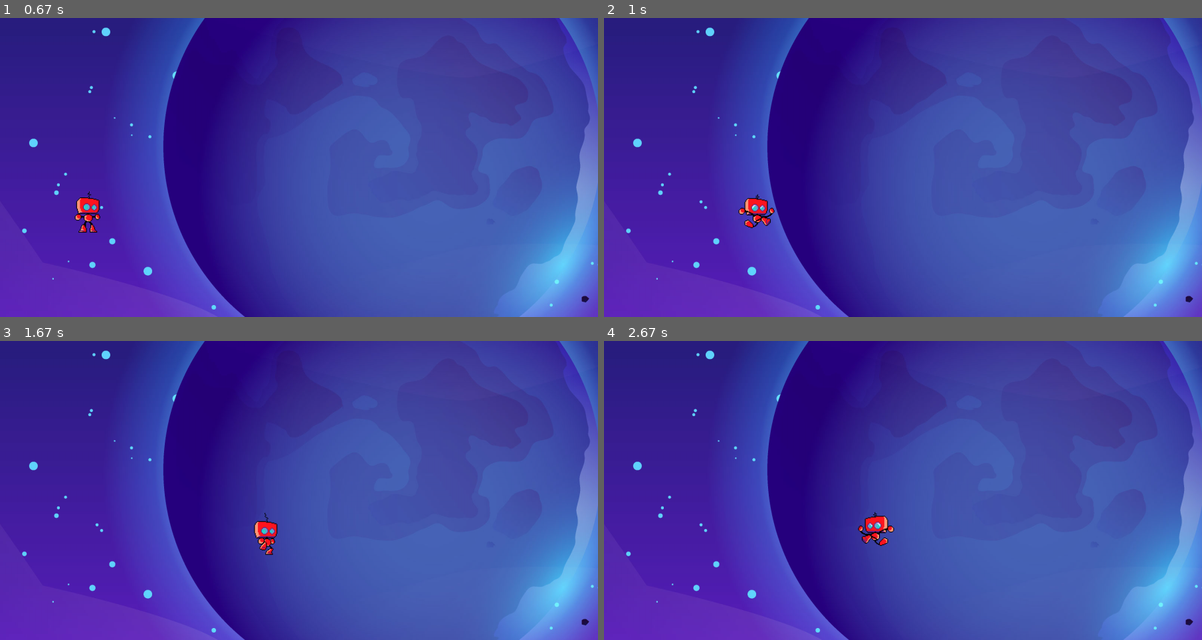
Above: before the commit, frames 1-4 (two rows, left to right).
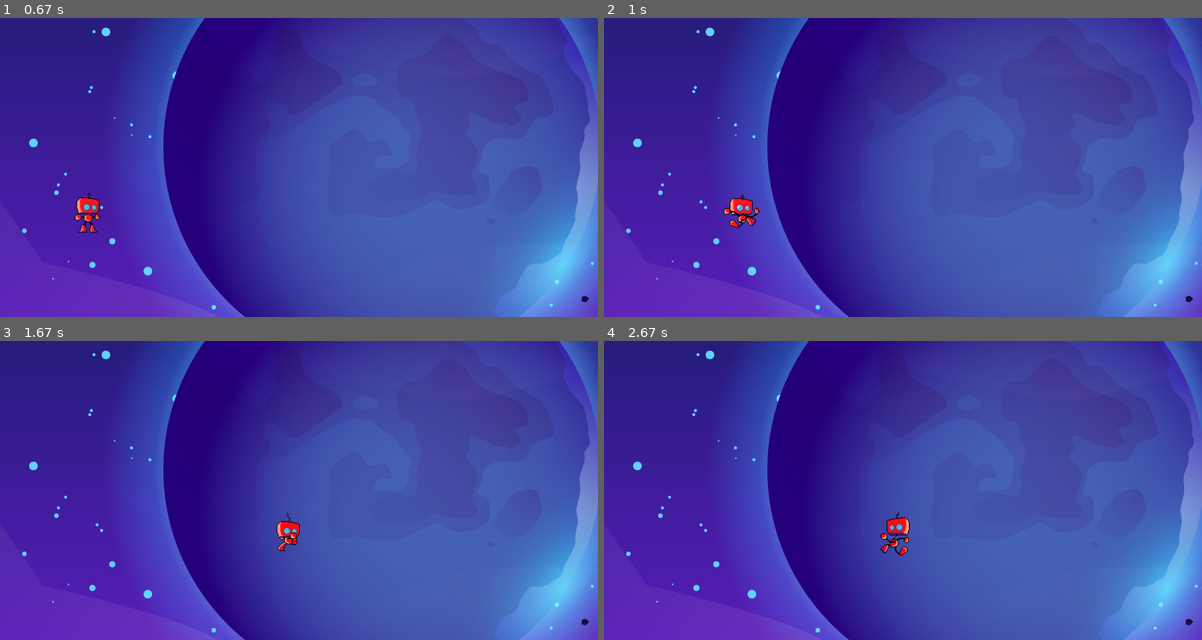
Above: after the commit, the same moments.

Repository: Gato62/MyGameOnPyGame
Game: pygame game, started from main.py
Two runs of this game, one before a commit and one after it. Both use one fixed random seed, a clock stepped at 60 frames per second and the inputs below.
Inputs:
- Up to frame 1 (0.67 s): tap Space at 0.33 s
- Up to frame 2 (1 s): hold D from 0.67 s (still down); tap Space at 0.73 s
- Up to frame 3 (1.67 s): tap Space at 1.03, 1.23, 1.53 s; release D at 1.13 s; hold Shift 1.17-1.63 s; hold D 1.17-1.63 s
- Up to frame 4 (2.67 s): hold D 1.67-2.13 s; tap Space at 1.73, 2.03, 2.23, 2.53 s; hold A from 2.17 s (still down)

Frame 1 is identical in both runs. In frame 2, 0.6% of the frame differs, in the area x 20-29%, y 58-71%; in frame 3, 0.6%; in frame 4, 0.7%, in the area x 42-52%, y 57-72%.

Commit message:
01.05.2023 add key SHIFT for player

Diff:
--- a/main.py
+++ b/main.py
@@ -1,5 +1,4 @@
 import pygame
-import constants as const
 from player import Player
 import update
 from constants import WIDTH, HEIGHT
@@ -13,6 +12,7 @@
 
 def main():
     walk_count = 0
+    walk_index = 1
     pygame.init()
     screen = pygame.display.set_mode([WIDTH, HEIGHT])
     pygame.display.set_caption('MyFirstGame')
@@ -22,18 +22,29 @@
         keys = pygame.key.get_pressed()
 
 # Walk---------------------------------------------------------|
-        if keys[pygame.K_a] and pl.player_x > 20:
-            pl.player_x -= const.SPEED_PLAYER
+
+        if keys[pygame.K_a] and pl.player_x > 20 and keys[pygame.K_LSHIFT]:
+            pl.player_x -= pl.speed_player + 15
+            walk_index = 2
+        elif keys[pygame.K_a] and pl.player_x > 20:
+            pl.player_x -= pl.speed_player
+
+        elif keys[pygame.K_d] and pl.player_x < WIDTH - 100 and keys[pygame.K_LSHIFT]:
+            pl.player_x += pl.speed_player + 15
+            walk_index = 2
         elif keys[pygame.K_d] and pl.player_x < WIDTH - 100:
-            pl.player_x += const.SPEED_PLAYER
-        walk_count += 1
-        if walk_count == len(walk_right):
+            pl.player_x += pl.speed_player
+
+        walk_count += walk_index
+        walk_index = 1
+        if walk_count >= len(walk_right):
             walk_count = 0
 
+
 # Jump---------------------------------------------------------|
-        if not pl.is_Jump:
+        if not pl.is_jump:
             if keys[pygame.K_SPACE]:
-                pl.is_Jump = True
+                pl.is_jump = True
         else:
             pl.jump()
 
--- a/player.py
+++ b/player.py
@@ -51,16 +51,19 @@
 ]
 
 
-class Player:
-    is_Jump = False
-    jump_count = 10
+class Player():
+    def __init__(self):
+        self.speed_player = 15
+        self.is_jump = False
+        self.velocity = 10
+        self.jump_count = self.velocity
 
-# Start position----------------------------------------------|
-    player_x = 200
-    player_y = 150
+    # Start position----------------------------------------------|
+        self.player_x = 200
+        self.player_y = 150
 
     def jump(self):
-        if self.jump_count >= -10:
+        if self.jump_count >= -self.velocity:
             if self.jump_count > 0:
                 self.player_y += self.jump_count ** 2 / 2
             else:
@@ -68,7 +71,5 @@
             self.jump_count -= 1
 
         else:
-            self.is_Jump = False
-            self.jump_count = 10
-
-    pass
+            self.is_jump = False
+            self.jump_count = self.velocity
